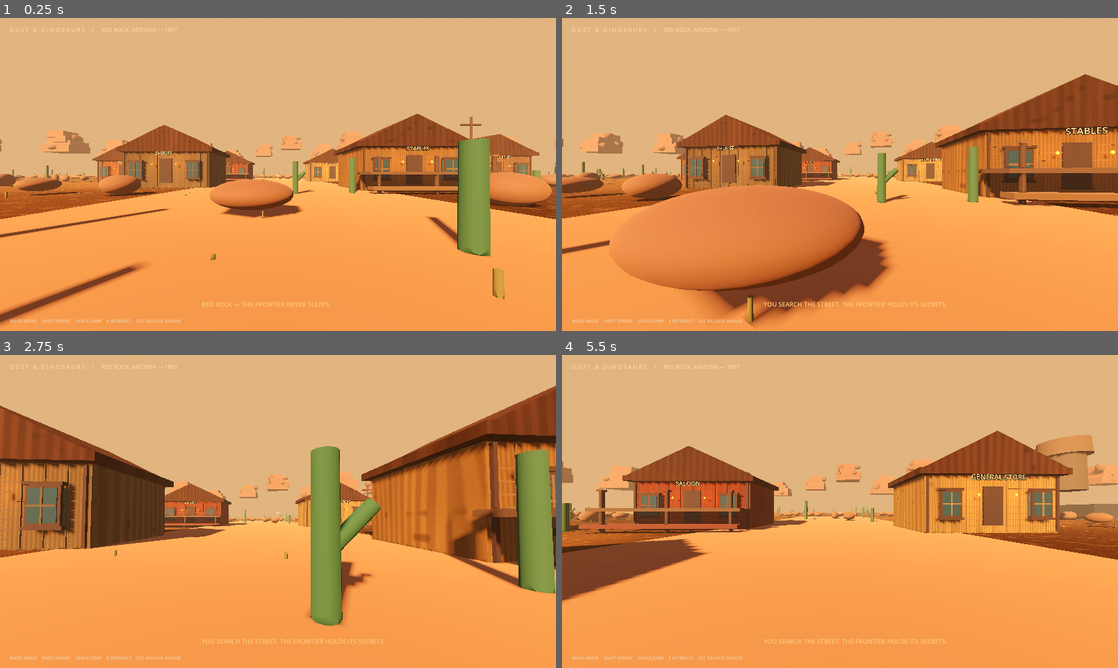
Above: before the commit, frames 1-4 (two rows, left to right).
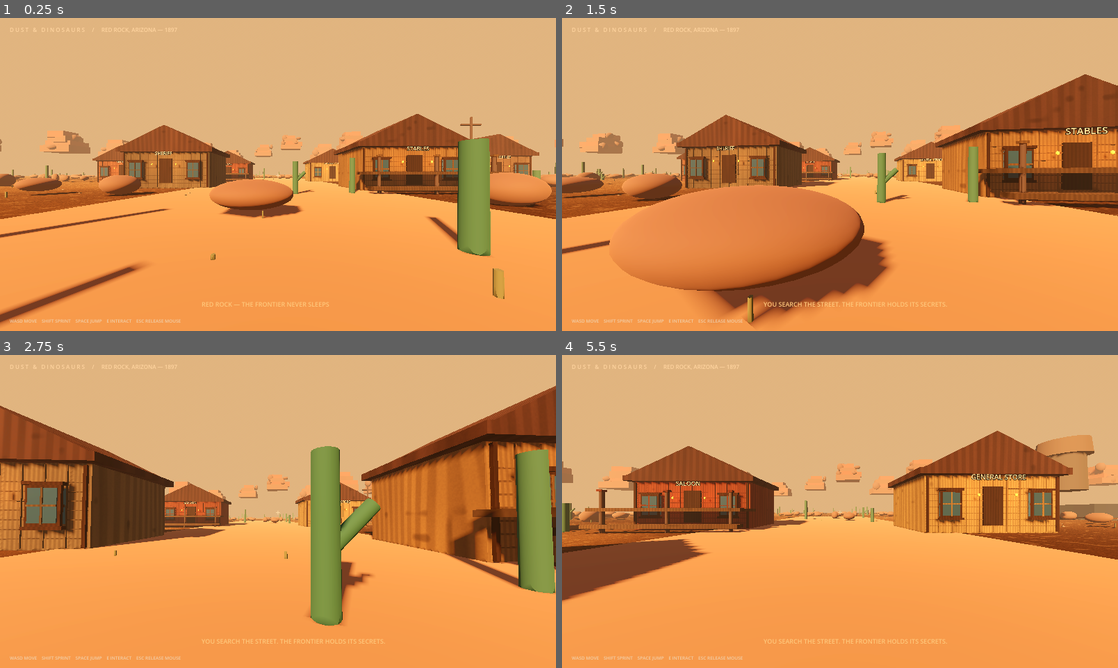
Above: after the commit, the same moments.

Repository: langermkyt-create/DUST-DINOSAURS
Game: Godot game, scene res://scenes/main.tscn
Two runs of this game, one before a commit and one after it. Both use one fixed random seed, a clock stepped at 60 frames per second and the inputs below.
Inputs (mouse positions are in pixels of both pictures, inside the frame that each line leads up to):
- Up to frame 1 (0.25 s): no input
- Up to frame 2 (1.5 s): tap Enter at 0.5 s; move the mouse to (867, 174) at 0.52 s; hold W from 0.53 s (still down); tap E at 0.6 s; tap Space at 0.77 s; move the mouse to (812, 174) at 1.27 s; tap Shift at 1.35 s
- Up to frame 3 (2.75 s): keep holding W; tap Space at 1.52 s; move the mouse to (289, 505) at 2.02 s; tap E at 2.1 s
- Up to frame 4 (5.5 s): keep holding W; move the mouse to (834, 517) at 2.77 s; tap Shift at 2.85, 4.35 s; tap Space at 3.02, 3.77, 4.52 s; move the mouse to (878, 514) at 3.52 s; tap E at 3.6, 5.1 s; move the mouse to (795, 508) at 4.27 s; move the mouse to (845, 511) at 5.02 s

The runs differ from the first frame. In frame 1, 1.4% of the frame differs, in the area x 17-96%, y 41-56%; in frame 2, 2.5%, in the area x 21-100%, y 36-59%; in frame 3, 1.8%; in frame 4, 2.0%.

Commit message:
Extend weathered timber materials across building details

Diff:
--- a/scripts/world.gd
+++ b/scripts/world.gd
@@ -189,9 +189,10 @@
 		_sphere(root, Vector3(randf_range(-7, 7), randf_range(0, 8), randf_range(-5, 5)), Vector3(randf_range(2, 5), randf_range(2, 5), randf_range(2, 5)), Color(0.38, 0.19, 0.13))
 
 func _add_building_details(root: Node3D, wall: Color, porch: bool) -> void:
-	var wood := _material(wall.darkened(0.22), 0.94)
-	var trim := _material(Color(0.19, 0.105, 0.065), 0.88)
+	var wood := _weathered_wood_material(wall.darkened(0.22))
+	var trim := _weathered_wood_material(Color(0.19, 0.105, 0.065))
 	var glass := _material(Color(0.12, 0.22, 0.25), 0.22, 0.12)
+	var porch_wood := _weathered_wood_material(Color(0.3, 0.2, 0.13))
 	for y in [0.55, 1.0, 1.45, 1.9, 2.35, 2.8, 3.25]:
 		_box(root, Vector3(0, y, 3.57), Vector3(9.8, 0.055, 0.035), wood)
 	for x in [-4.82, 4.82]:
@@ -209,7 +210,7 @@
 		for x in [-4.7, 0.0, 4.7]:
 			_box(root, Vector3(x, 1.55, 6.18), Vector3(0.2, 3.1, 0.2), trim)
 			_box(root, Vector3(x, 3.12, 6.18), Vector3(0.36, 0.14, 0.36), wood)
-		_box(root, Vector3(0, 0.48, 6.35), Vector3(11, 0.28, 1.0), wood)
+		_box(root, Vector3(0, 0.48, 6.35), Vector3(11, 0.28, 1.0), porch_wood)
 	for x in [-1.35, 1.35]:
 		_sphere(root, Vector3(x, 2.75, 4.0), Vector3(0.18, 0.24, 0.16), Color(1.0, 0.62, 0.22))
 		var light := OmniLight3D.new()
@@ -321,12 +322,12 @@
 	var roof := PrismMesh.new()
 	roof.size = Vector3(11, 2.7, 8)
 	_mesh(root, roof, roof_surface, Vector3(0, 5.9, 0))
-	_box(root, Vector3(0, 2.0, 3.57), Vector3(1.45, 2.8, 0.16), Color(0.16, 0.1, 0.07))
+	_box(root, Vector3(0, 2.0, 3.57), Vector3(1.45, 2.8, 0.16), _weathered_wood_material(Color(0.16, 0.1, 0.07)))
 	for x in [-3.3, 3.3]:
 		_box(root, Vector3(x, 2.1, 3.66), Vector3(1.25, 1.7, 0.18), Color(0.16, 0.29, 0.34))
-		_box(root, Vector3(x, 2.1, 3.78), Vector3(1.4, 0.12, 0.12), Color(0.24, 0.15, 0.1))
+		_box(root, Vector3(x, 2.1, 3.78), Vector3(1.4, 0.12, 0.12), _weathered_wood_material(Color(0.24, 0.15, 0.1)))
 	if porch:
-		_box(root, Vector3(0, 1.7, 5.0), Vector3(11, 0.25, 3), Color(0.3, 0.2, 0.13))
+		_box(root, Vector3(0, 1.7, 5.0), Vector3(11, 0.25, 3), _weathered_wood_material(Color(0.3, 0.2, 0.13)))
 		for x in [-4.7, 0, 4.7]:
 			_cylinder(root, Vector3(x, 1.5, 6.2), 0.12, 3, Color(0.25, 0.16, 0.1), 8)
 	var sign := Label3D.new()
